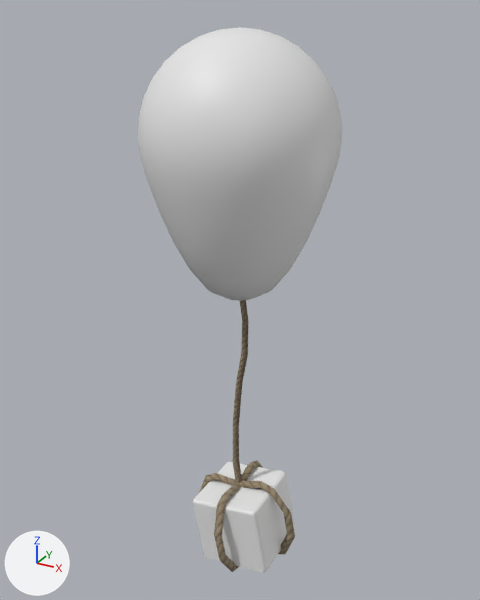
The glTF model dcl/assets/models/balloon_03.gltf as it was, and as the next commit left it.
Before and after are seen from a 50 mm lens placed at (2.41, -4.38, 1.1), pointed at (-0.05, 0.1, -1.14). The lights are fixed; the arrows at lower left show +X, +Y and +Z. The first picture is the older version. Where no turn or scale is listed for an object, it has been applied to the vertices.

Names of what the first picture shows: 'balloon.003', 'package.003', 'rope.003'.
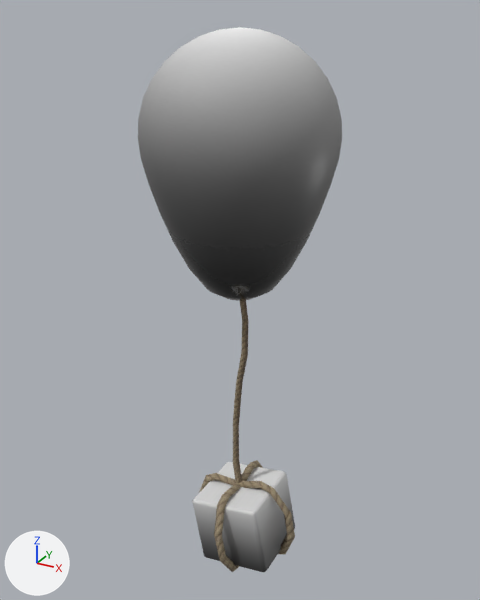
Location of each change, [x1, y1, x2, y2] in pixels of the pictures (480 x 600 px):
'balloon.003', surface changed (white to grey)
    both: [138, 27, 342, 301]
'package.003', surface changed (white to grey)
    both: [192, 462, 295, 572]

The change, as a list of edits to the scene's bpy script:
```text
Add img_gradient:
    img_gradient = load_image('gradient', 'tex/gradient.png', 128, 1024, 'sRGB')
Add img_gradient_001:
    img_gradient_001 = load_image('gradient.001', 'tex/gradient-1.png', 128, 1024, 'Non-Color')
Change mat_balloon:
    remove # nodes: BsdfPrincipled, OutputMaterial
    nodes: BsdfPrincipled, Math, OutputMaterial, SeparateColor, TexImage x2
    uses the picture img_gradient
    uses the picture img_gradient_001
Change mat_package:
    remove mat_package.base_color = (0.8, 0.8, 0.8)  # white #e7e7e7
    add mat_package.texture = img_gradient
```
